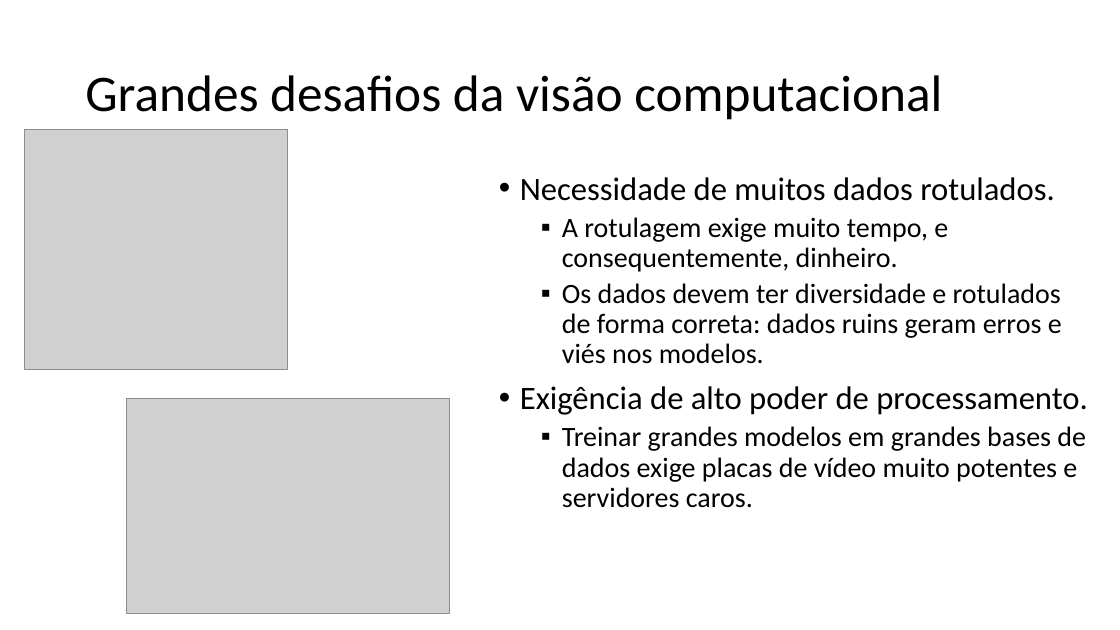
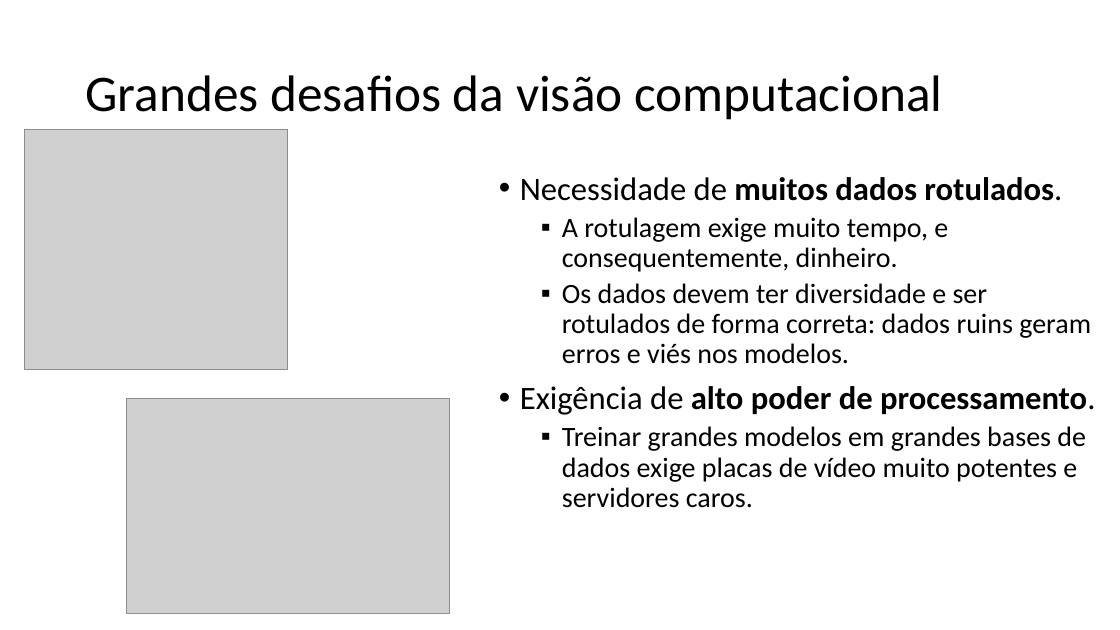
Before and after one commit to zz4fap/c24_inteligencia_artificial, a slide deck: slide 46 of slides/C24_Introdução.pptx. Drawn at 1120x630 pixels with LibreOffice and Linux fonts; fonts in the diff are those of the drawing; grey boxes stand for pictures. Boxes give left, top, right and bottom in pixels: in the first picture for what was removed or moved away, otherwise in the second. Text is boxed around its words. In the diff, an @@ line names an element or a change of style, - is before the commit and + after.

```diff
--- a/slides/C24_Introdução.pptx
+++ b/slides/C24_Introdução.pptx
@@ text at [520, 177, 1095, 415]: bold on in "muitos dados rotulados.", "alto poder de processamento." @@
@@ text at [562, 283, 1091, 364]: text changed @@
-  ▪ Os dados devem ter diversidade e rotulados de forma correta: dados ruins geram erros e viés nos modelos.
+  ▪ Os dados devem ter diversidade e ser rotulados de forma correta: dados ruins geram erros e viés nos modelos.
```
Also in this commit, not shown: 24 other slides changed, 1 other file.
